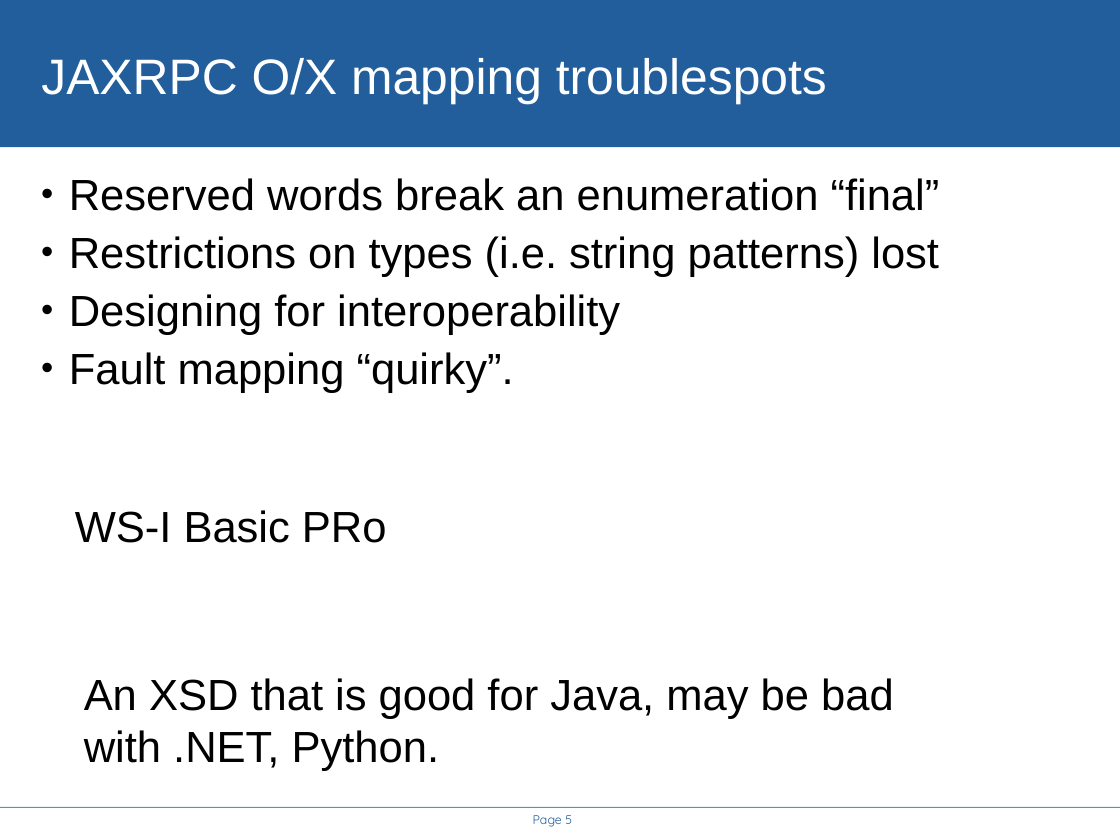
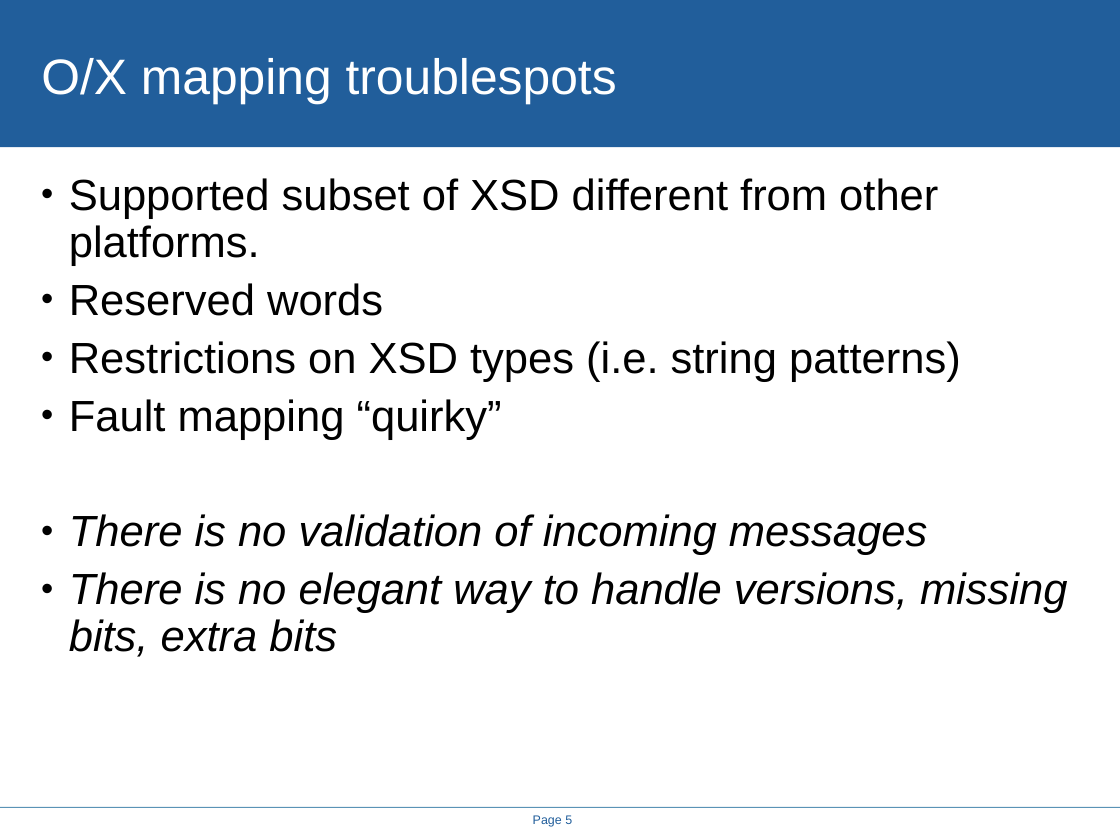
Before and after one commit to rhusar/smartfrog, a slide deck: slide 5 of projects/alpine/doc/icws2005/rethinking_the_java_SOAP_stack.ppt. Drawn at 1120x840 pixels with LibreOffice and Linux fonts; fonts in the diff are those of the drawing; background and template pictures are left out. Boxes give left, top, right and bottom in pixels: in the first picture for what was removed or moved away, otherwise in the second. Text is boxed around its words. In the diff, an @@ line names an element or a change of style, - is before the commit and + after.

```diff
--- a/projects/alpine/doc/icws2005/rethinking_the_java_SOAP_stack.ppt
+++ b/projects/alpine/doc/icws2005/rethinking_the_java_SOAP_stack.ppt
@@ title at [41, 58, 617, 104]: text changed @@
-JAXRPC O/X mapping troublespots
+O/X mapping troublespots
@@ text at [69, 178, 1067, 657]: text changed @@
-• Reserved words break an enumeration “final”
-• Restrictions on types (i.e. string patterns) lost
-• Designing for interoperability
-• Fault mapping “quirky”.
+• Supported subset of XSD different from other platforms.
+• Reserved words
+• Restrictions on XSD types (i.e. string patterns)
+• Fault mapping “quirky”
+• There is no validation of incoming messages
+• There is no elegant way to handle versions, missing bits, extra bits
@@ text removed at [75, 510, 387, 543] @@
-WS-I Basic PRo
@@ text removed at [84, 678, 894, 771] @@
-An XSD that is good for Java, may be bad with .NET, Python.
@@ page number at [533, 815, 572, 827]: font Quicksand to Arial @@
```
Also in this commit, not shown: 14 other slides changed, 4 slides added, 4 slides removed, 8 other files.
